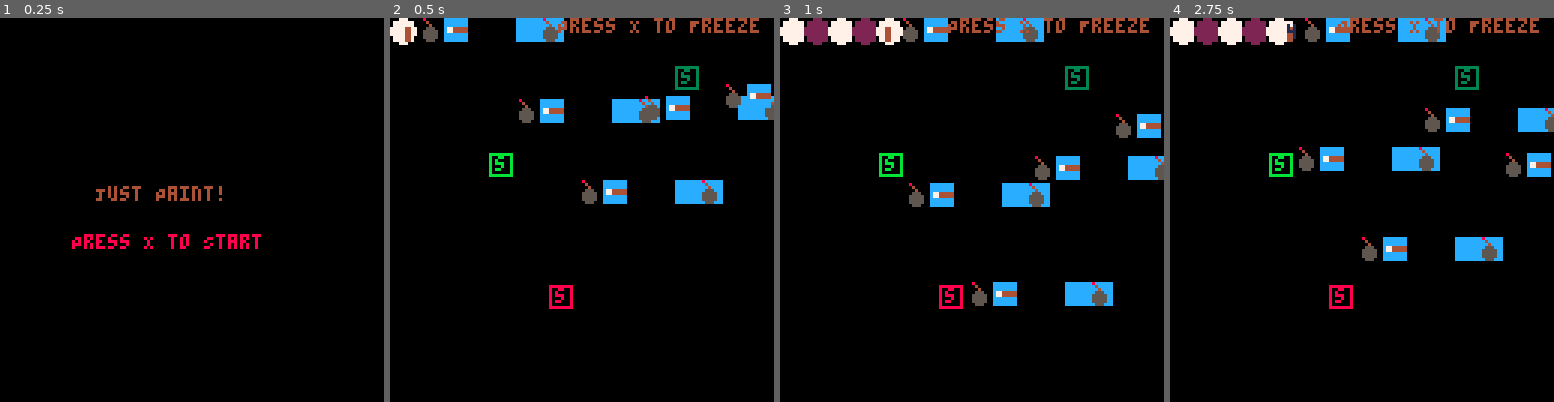
Above: before the commit, frames 1-4 (left to right).
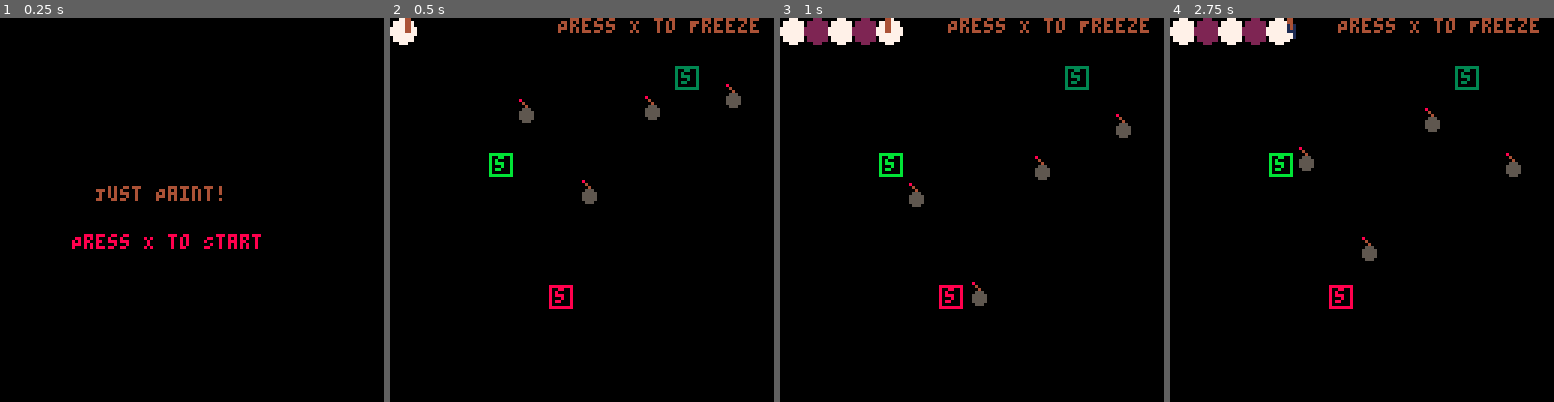
Above: after the commit, the same moments.

Repository: franklant/COMP440_Assignment_3_Repo
Game: PICO-8 cartridge pico_puzzle_game_wip.p8
The game is run twice, just before and just after one commit, with the same random seed, the same clock (stepped at 60 frames per second) and the same inputs.
Inputs:
- Up to frame 1 (0.25 s): no input
- Up to frame 2 (0.5 s): tap X (X key) at 0.33 s
- Up to frame 3 (1 s): no input
- Up to frame 4 (2.75 s): tap X (X key) at 1.07, 1.85 s

Frame 1 is identical in both runs. In frame 2, 4.7% of the frame differs, in the area x 3-100%, y 0-49%; in frame 3, 5.0%, in the area x 27-100%, y 0-75%; in frame 4, 5.0%.

Commit message:
update bomb, player sprites, countdown_duration

Diff:
--- a/pico_puzzle_game_wip.p8
+++ b/pico_puzzle_game_wip.p8
@@ -98,6 +98,7 @@
         if is_bomb_active(bomb) and check_collision(player, bomb) then
             state = game_states.menu
             angle = 0
+            countdown_duration = 0
             _init() -- re-init menu
         end
     end
@@ -252,7 +253,7 @@
     --     player.y + player.size,
     --     7
     -- )
-    spr(0, player.x, player.y, player.size, player.size, false, false)
+    spr(0, player.x, player.y, 1, 1, false, true)
 
     if countdown_duration > 0 then
         print(flr(countdown_duration / 60) + 1, player.x + 3, player.y + 2, 1)
@@ -348,7 +349,7 @@
         -- rectfill(bomb.x, bomb.y, bomb.x + bomb.size - 1, bomb.y + bomb.size - 1, 1)
         -- rectfill(bomb.x + 1, bomb.y + 1, bomb.x + bomb.size - 2, bomb.y + bomb.size - 2, interior_color)
         -- pset(bomb.x + 2, bomb.y + 2, 7)
-        spr(1, bomb.x, bomb.y, bomb.size, bomb.size, false, false)
+        spr(1, bomb.x, bomb.y, 1, 1, false, false)
     end
 end
 
